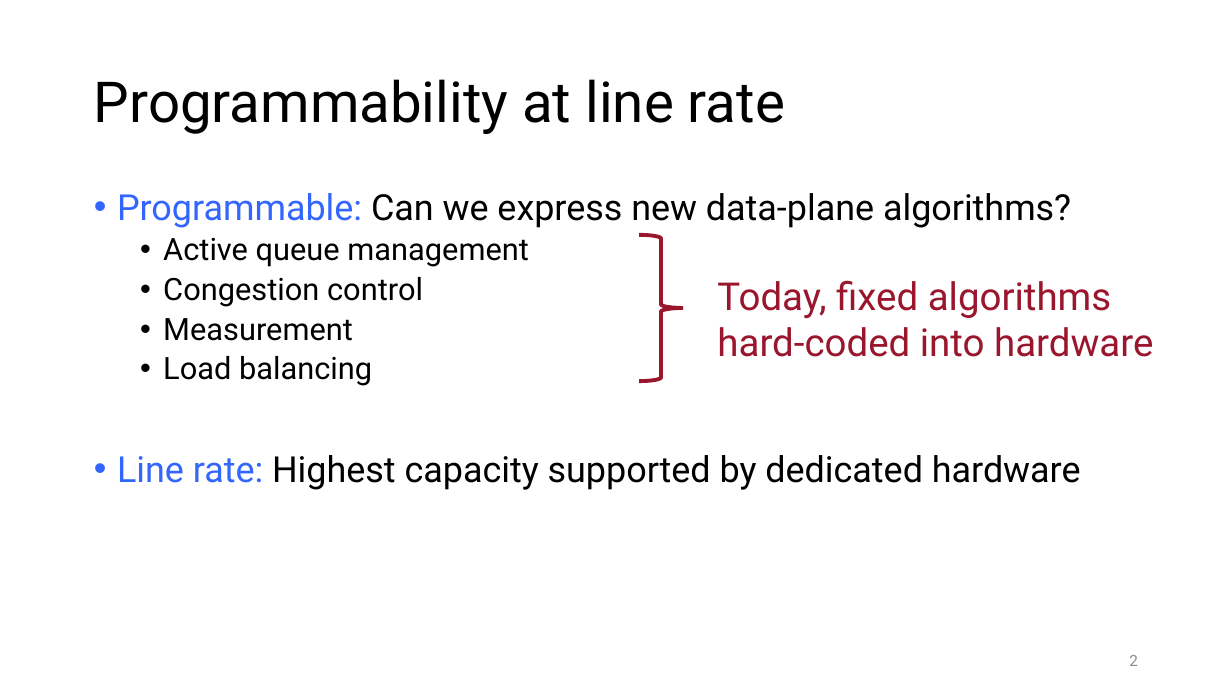
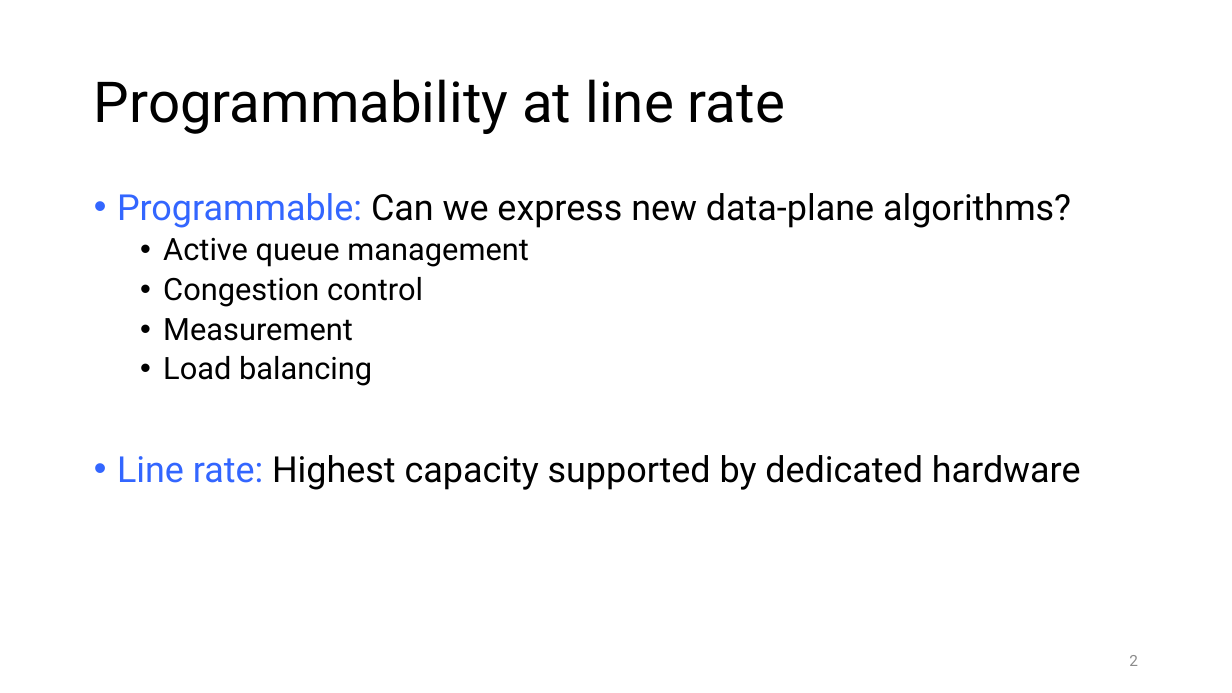
Before and after one commit to anirudhSK/pifo-domino-marple-ppts, a slide deck: slide 2 of domino_sigcomm.pptx. Drawn at 1232x693 pixels with LibreOffice and Linux fonts; fonts in the diff are those of the drawing. Boxes give left, top, right and bottom in pixels: in the first picture for what was removed or moved away, otherwise in the second. Text is boxed around its words. In the diff, an @@ line names an element or a change of style, - is before the commit and + after.

```diff
--- a/domino_sigcomm.pptx
+++ b/domino_sigcomm.pptx
@@ right brace removed at (640,235,684,381) @@
@@ text removed at (717,280,1153,357) @@
-Today, fixed algorithms hard-coded into hardware
```
Also in this commit, not shown: 7 other slides changed, 1 slide removed.
